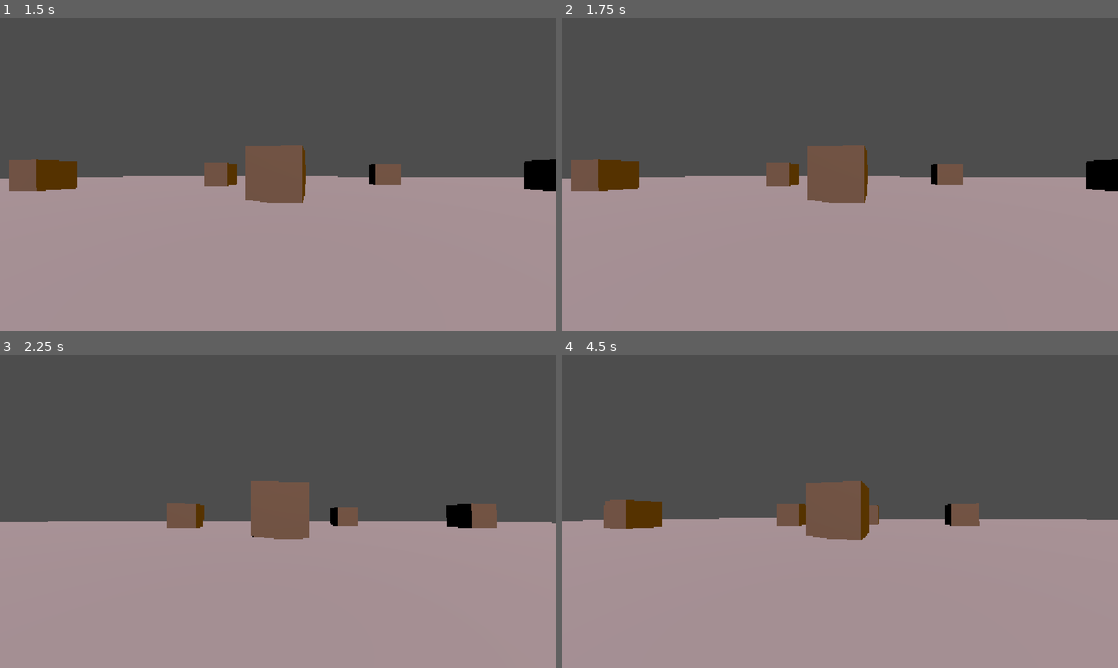
Above: before the commit, frames 1-4 (two rows, left to right).
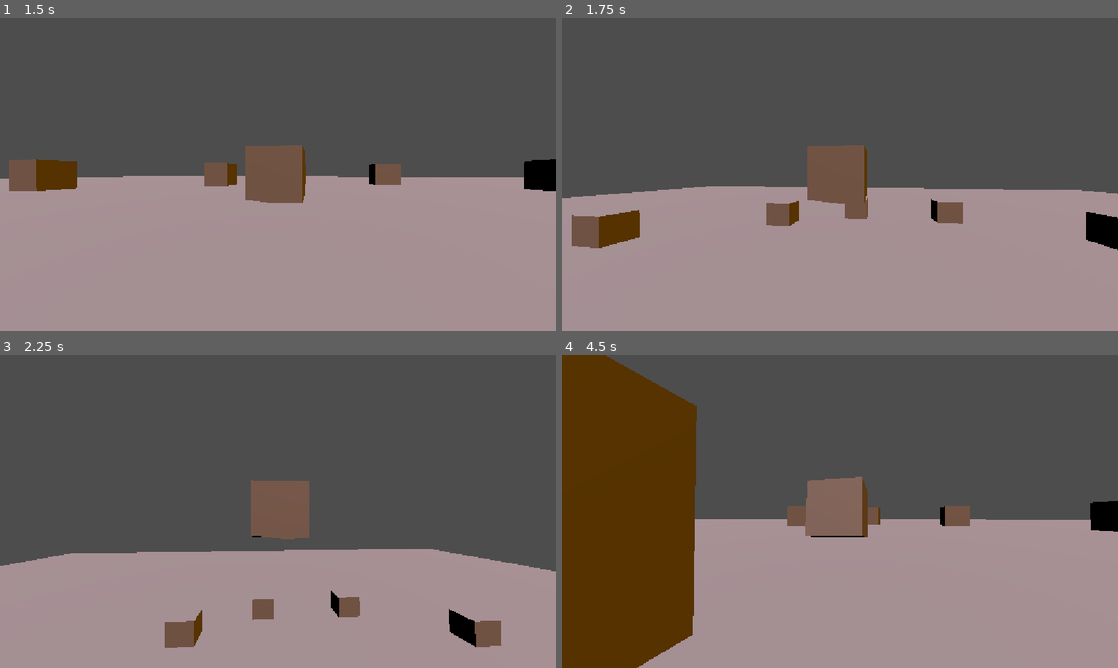
Above: after the commit, the same moments.

Repository: Sgedelta/orbscape
Game: Godot game, scene res://assets/random_bs_go/testing_deforming.tscn
Two runs of this game, one before a commit and one after it. Both use one fixed random seed, a clock stepped at 60 frames per second and the inputs below. The project has no main scene, so this scene is started directly.
Inputs (mouse positions are in pixels of both pictures, inside the frame that each line leads up to):
- Up to frame 1 (1.5 s): tap Enter at 0.5 s; move the mouse to (305, 174) at 0.52 s; press the mouse at (305, 174) at 0.53 s; tap Space at 1.25 s; move the mouse to (250, 174) at 1.27 s; release the mouse at (250, 174) at 1.28 s; tap Mouse wheel down (backward) at 1.35 s
- Up to frame 2 (1.75 s): click (812, 174) at 1.52 s; click (812, 174) at 1.55 s
- Up to frame 3 (2.25 s): click (250, 511) at 1.82 s; move the mouse to (289, 505) at 2.02 s; press the mouse at (289, 505) at 2.03 s; tap Mouse wheel up (forward) at 2.1 s
- Up to frame 4 (4.5 s): move the mouse to (834, 517) at 2.77 s; release the mouse at (834, 517) at 2.78 s; click (834, 517) at 2.85 s; click (834, 517) at 3.02 s; click (834, 517) at 3.32 s; move the mouse to (878, 514) at 3.52 s; press the mouse at (878, 514) at 3.53 s; tap Mouse wheel down (backward) at 3.6 s; move the mouse to (795, 508) at 4.27 s; release the mouse at (795, 508) at 4.28 s; tap Mouse wheel up (forward) at 4.35 s

Frame 1 is identical in both runs. In frame 2, 7.9% of the frame differs, in the area x 0-100%, y 45-75%; in frame 3, 13%; in frame 4, 23%, in the area x 0-100%, y 0-100%.

Commit message:
mad hops

Diff:
--- a/assets/random_bs_go/test_player_controller.gd
+++ b/assets/random_bs_go/test_player_controller.gd
@@ -5,9 +5,14 @@
 @export var force_falloff : Curve;
 @export var impulse_needed_to_deform = .5;
 @export var impulse_to_deform_str : Curve;
-@export var sensitivity = 1.0
 @export var sphere_size = .33;
 @export var dent_str_scalar = 1.0;
+
+@export var sensitivity = 1.0
+@export var jump_str = 5.0
+@export var jump_count = 1
+var used_jumps = 0;
+
 
 
 var max_impulse = .15;
@@ -20,6 +25,15 @@
 var mdt = MeshDataTool.new()
 
 var accumulated_force = 0.0;
+var GROUNDED_ANGLE = deg_to_rad(15)
+var _on_ground_this_frame = false
+var COYOTE_TIME = .1
+var _time_since_ground = 10000
+var JUMP_REFRESH_BUFFER = .1
+var _time_since_jump = 0
+
+var grounded: bool:
+	get: return _time_since_ground <= COYOTE_TIME
 
 # Called when the node enters the scene tree for the first time.
 func _ready() -> void:
@@ -42,10 +56,20 @@
 
 	accumulated_force = 0
 
+	if _on_ground_this_frame:
+		_time_since_ground = 0.0
+		if _time_since_jump >= JUMP_REFRESH_BUFFER:
+			used_jumps = jump_count
+	else:
+		_time_since_ground += delta
+
+	if _time_since_jump < JUMP_REFRESH_BUFFER:
+		_time_since_jump += delta
+
+
 func _integrate_forces(state: PhysicsDirectBodyState3D) -> void:
+	# calc deform
 	var deform_count = 0;
-	var deform_pos = Vector3();
-	var deform_str = Vector3();
 
 	for i in range(state.get_contact_count()):
 		var pos = to_local(state.get_contact_local_position(i))
@@ -53,16 +77,23 @@
 		var hit_str = state.get_contact_impulse(i)
 		if hit_str.length_squared() > (impulse_needed_to_deform * impulse_needed_to_deform) :
 			#print("contact ", i, " ", pos, " str: ", normal*hit_str)
-			deform_pos = pos;
-			deform_str = normal * impulse_to_deform_str.sample(hit_str.length() - impulse_needed_to_deform)
+			var deform_pos = pos;
+			var deform_str = normal * impulse_to_deform_str.sample(hit_str.length() - impulse_needed_to_deform)
 			deform_count += 1
 			deform(deform_pos, deform_str)
 
 
 	if deform_count != 0:
-		deform_pos /= deform_count;
-		#deform(deform_pos, deform_str)
 		make_collision_shape()
+
+	# grounded checks
+	_on_ground_this_frame = false
+	for i in range(state.get_contact_count()):
+		var normal = state.get_contact_local_normal(i)
+		var angle = normal.angle_to(Vector3.UP)
+		if angle < GROUNDED_ANGLE:
+			_on_ground_this_frame = true;
+
 	pass
 
 func _input(event: InputEvent) -> void:
@@ -70,6 +101,10 @@
 		accumulated_force += sensitivity;
 	elif event.is_action("backward"):
 		accumulated_force -= sensitivity;
+	elif event.is_action_pressed("jump") and used_jumps >= 1:
+		apply_central_impulse(Vector3.UP * jump_str)
+		used_jumps -= 1
+		_time_since_jump = 0
 
 func square_off():
 	var box = BoxMesh.new()
--- a/assets/random_bs_go/testing_deforming.tscn
+++ b/assets/random_bs_go/testing_deforming.tscn
@@ -127,8 +127,9 @@
 subdivisions = 15
 force_falloff = SubResource("Curve_51tfg")
 impulse_to_deform_str = SubResource("Curve_leiga")
+dent_str_scalar = 0.75
 sensitivity = 10.0
-dent_str_scalar = 0.75
+jump_count = 2
 
 [node name="Mesh" type="MeshInstance3D" parent="RigidBody3D" unique_id=1424761749]
 mesh = SubResource("ArrayMesh_4xiot")
--- a/project.godot
+++ b/project.godot
@@ -28,12 +28,16 @@
 forward={
 "deadzone": 0.2,
 "events": [Object(InputEventMouseButton,"resource_local_to_scene":false,"resource_name":"","device":-1,"window_id":0,"a …(258 unchanged characters)…
-, Object(InputEventKey,"resource_local_to_scene":false,"resource_name":"","device":-1,"window_id":0,"alt_pressed":false,"shift_pressed":false,"ctrl_pressed":false,"meta_pressed":false,"pressed":false,"keycode":0,"physical_keycode":87,"key_label":0,"unicode":119,"location":0,"echo":false,"script":null)
 ]
 }
 backward={
 "deadzone": 0.2,
 "events": [Object(InputEventMouseButton,"resource_local_to_scene":false,"resource_name":"","device":-1,"window_id":0,"a …(259 unchanged characters)…
+]
+}
+jump={
+"deadzone": 0.2,
+"events": [Object(InputEventMouseButton,"resource_local_to_scene":false,"resource_name":"","device":-1,"window_id":0,"alt_pressed":false,"shift_pressed":false,"ctrl_pressed":false,"meta_pressed":false,"button_mask":1,"position":Vector2(382, 22),"global_position":Vector2(391, 70),"factor":1.0,"button_index":1,"canceled":false,"pressed":true,"double_click":false,"script":null)
 ]
 }
 
